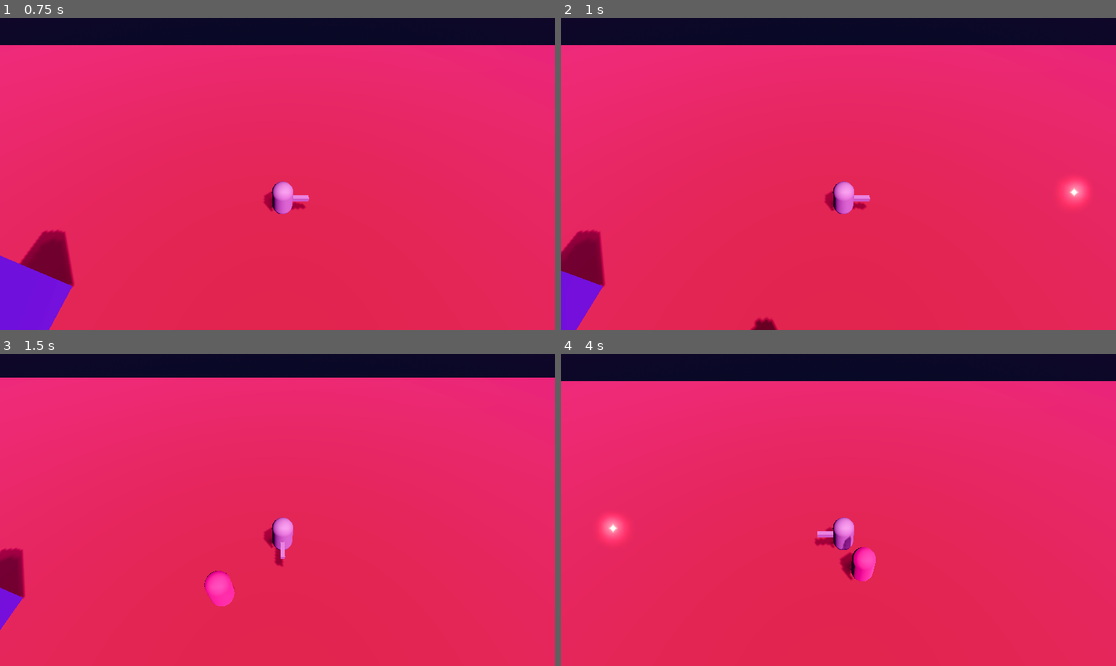
Above: before the commit, frames 1-4 (two rows, left to right).
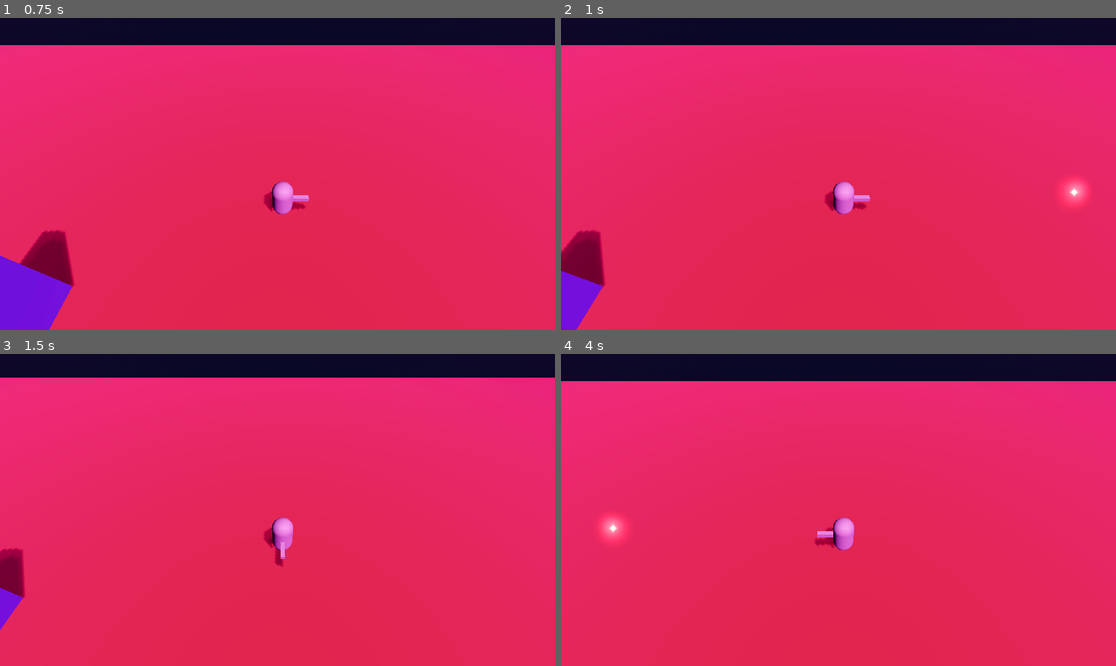
Above: after the commit, the same moments.

Repository: AndreRufo/ophi13
Game: Godot game, scene res://world.tscn
Two runs of this game, one before a commit and one after it. Both use one fixed random seed, a clock stepped at 60 frames per second and the inputs below.
Inputs:
- Up to frame 1 (0.75 s): tap Enter (ui_accept) at 0.5 s; hold Right (ui_right) from 0.53 s (still down)
- Up to frame 2 (1 s): keep holding Right (ui_right); tap Enter (ui_accept) at 0.77 s
- Up to frame 3 (1.5 s): release Right (ui_right) at 1.28 s; hold Down (ui_down) from 1.28 s (still down)
- Up to frame 4 (4 s): tap Enter (ui_accept) at 1.52, 3.02, 3.77 s; release Down (ui_down) at 2.03 s; hold Right (ui_right) 2.03-2.78 s; hold Up (ui_up) 2.78-3.53 s; hold Left (ui_left) from 3.53 s (still down)

Frame 1 is identical in both runs. In frame 2, 0.1% of the frame differs, in the area x 34-40%, y 96-100%; in frame 3, 0.5%; in frame 4, 0.6%, in the area x 50-57%, y 58-73%.

Commit message:
(new) Aries charge, Enemy speed var

Diff:
--- a/Prefabs/Aries.tscn
+++ b/Prefabs/Aries.tscn
@@ -1,7 +1,9 @@
-[gd_scene load_steps=3 format=3 uid="uid://hc6iqxwfym4h"]
+[gd_scene load_steps=3 format=3 uid="uid://bocf4o1yccgph"]
 
 [ext_resource type="PackedScene" uid="uid://y1eqpa7ff1uq" path="res://Prefabs/Enemy.tscn" id="1_qi0ms"]
 [ext_resource type="Script" path="res://ScriptsNew/Aries.gd" id="2_qyowq"]
 
 [node name="Aries" instance=ExtResource("1_qi0ms")]
 script = ExtResource("2_qyowq")
+ChargeSpeed = 1.0
+TriggerChargeDistance = 1.0
--- a/ScriptsNew/Aries.gd
+++ b/ScriptsNew/Aries.gd
@@ -1,6 +1,32 @@
 extends BaseEnemy
 
+@export var ChargeSpeed : float = 1
+@export var TriggerChargeDistance : float = 1
+var Charging : bool = false
+var charge_velocity : Vector3
+var charge_timer = 0
+
 func _update(delta):
-	var new_velocity = player.position - position
-	velocity.x = new_velocity.x
-	velocity.z = new_velocity.z
+	if Charging :
+		_charge(delta)
+	else :
+		var direction : Vector3 = (player.position - position)
+		var length : float = direction.length()
+		if length < TriggerChargeDistance :
+			print("charging")
+			Charging = true
+			var normalized_dir = direction.normalized()
+			charge_velocity = normalized_dir * ChargeSpeed
+		else :
+			var new_velocity = (player.position - position) * Speed
+			velocity.x = new_velocity.x
+			velocity.z = new_velocity.z
+
+func _charge(delta):
+	charge_timer+=1
+	if charge_timer > 100 :
+		Charging = false
+		charge_timer = 0
+	else:
+		velocity.x = charge_velocity.x
+		velocity.z = charge_velocity.z
--- a/ScriptsNew/BaseEnemy.gd
+++ b/ScriptsNew/BaseEnemy.gd
@@ -2,6 +2,7 @@
 
 class_name BaseEnemy
 
+@export var Speed : float = 1
 @export var MaxHealth : int = 10
 var currentHealth : int = MaxHealth
 
--- a/world.tscn
+++ b/world.tscn
@@ -114,6 +114,9 @@
 
 [node name="Aries" parent="." instance=ExtResource("4_jmyty")]
 transform = Transform3D(1, 0, 0, 0, 1, 0, 0, 0, 1, 6.35814, 3.37027, -12.3455)
+ChargeSpeed = 10.0
+TriggerChargeDistance = 5.0
+Speed = 0.2
 
 [node name="Character" parent="." instance=ExtResource("1_tr0ag")]
 transform = Transform3D(1, 0, 0, 0, 1, 0, 0, 0, 1, 8.18439, 2.81289, -28.679)
Not shown: 1 places in world.tscn that only renumber resources
